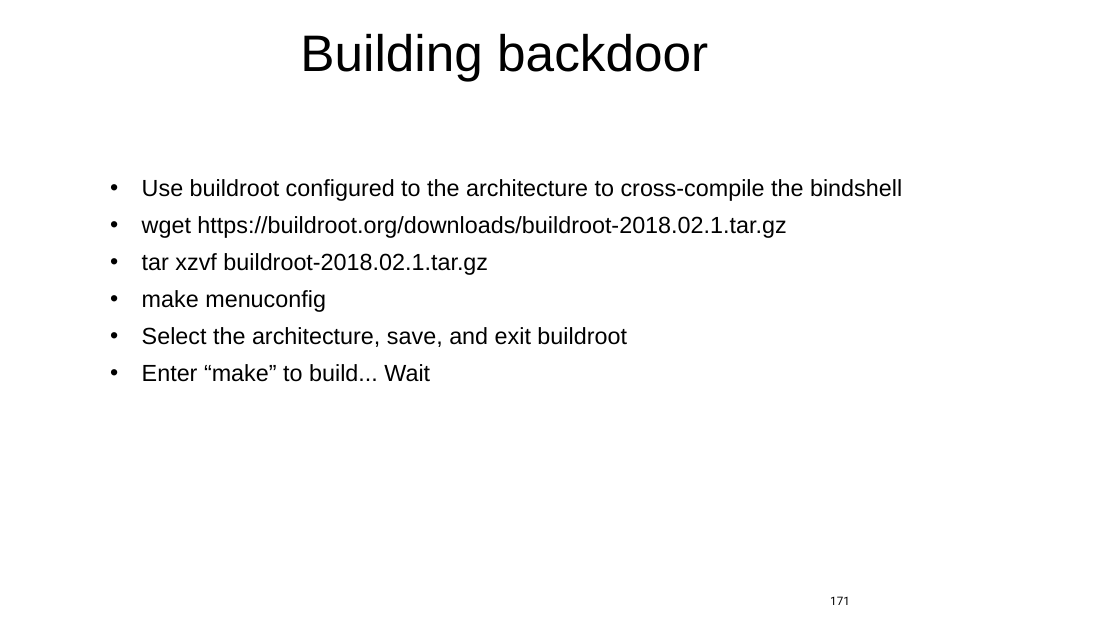
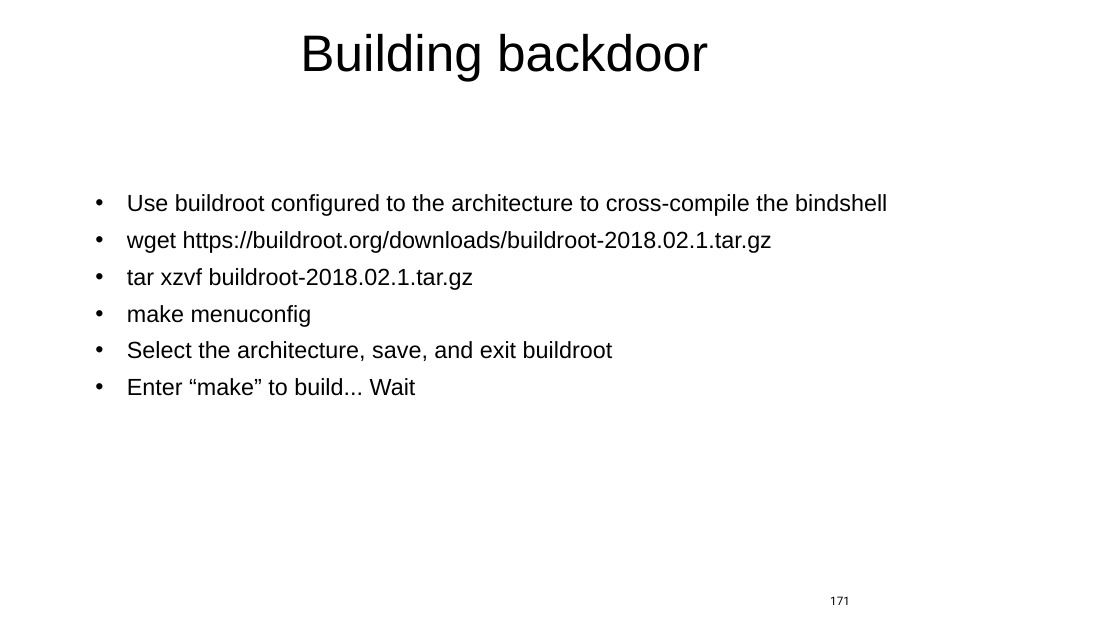
Before and after one commit to jlmucb/class_notes, a slide deck: slide 171 of IoT/pptx/IoTSoftwareNetworking.pptx. Drawn at 1120x630 pixels with LibreOffice and Linux fonts; fonts in the diff are those of the drawing. Boxes give left, top, right and bottom in pixels: in the first picture for what was removed or moved away, otherwise in the second. Text is boxed around its words. In the diff, an @@ line names an element or a change of style, - is before the commit and + after.

```diff
--- a/IoT/pptx/IoTSoftwareNetworking.pptx
+++ b/IoT/pptx/IoTSoftwareNetworking.pptx
@@ text "Use buildroot configured to the ...": place and size @@
-text "Use buildroot configured to the ..." at [142, 179, 902, 382]
+text "Use buildroot configured to the ..." at [127, 194, 887, 396]
```
Also in this commit, not shown: 17 other slides changed, 1 other file.
